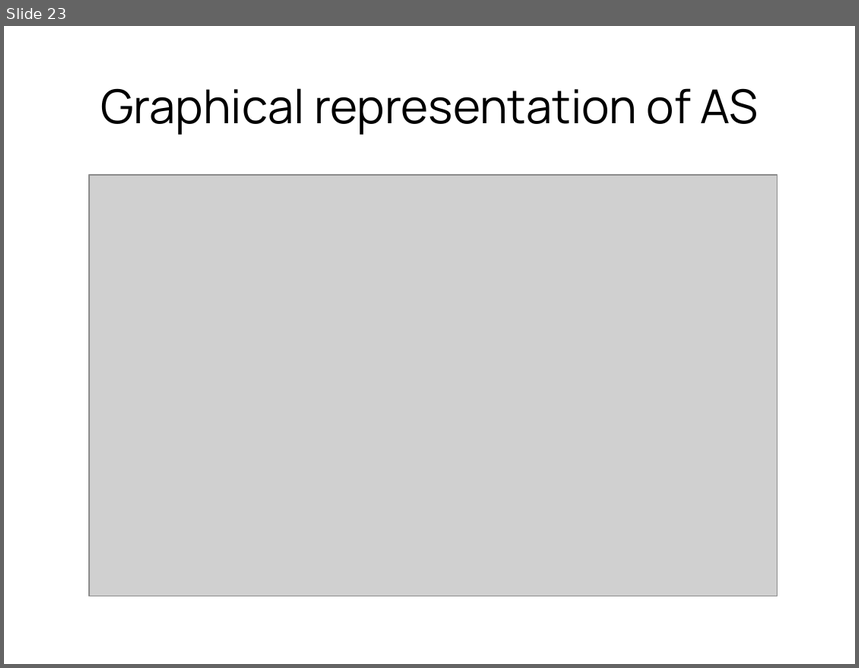
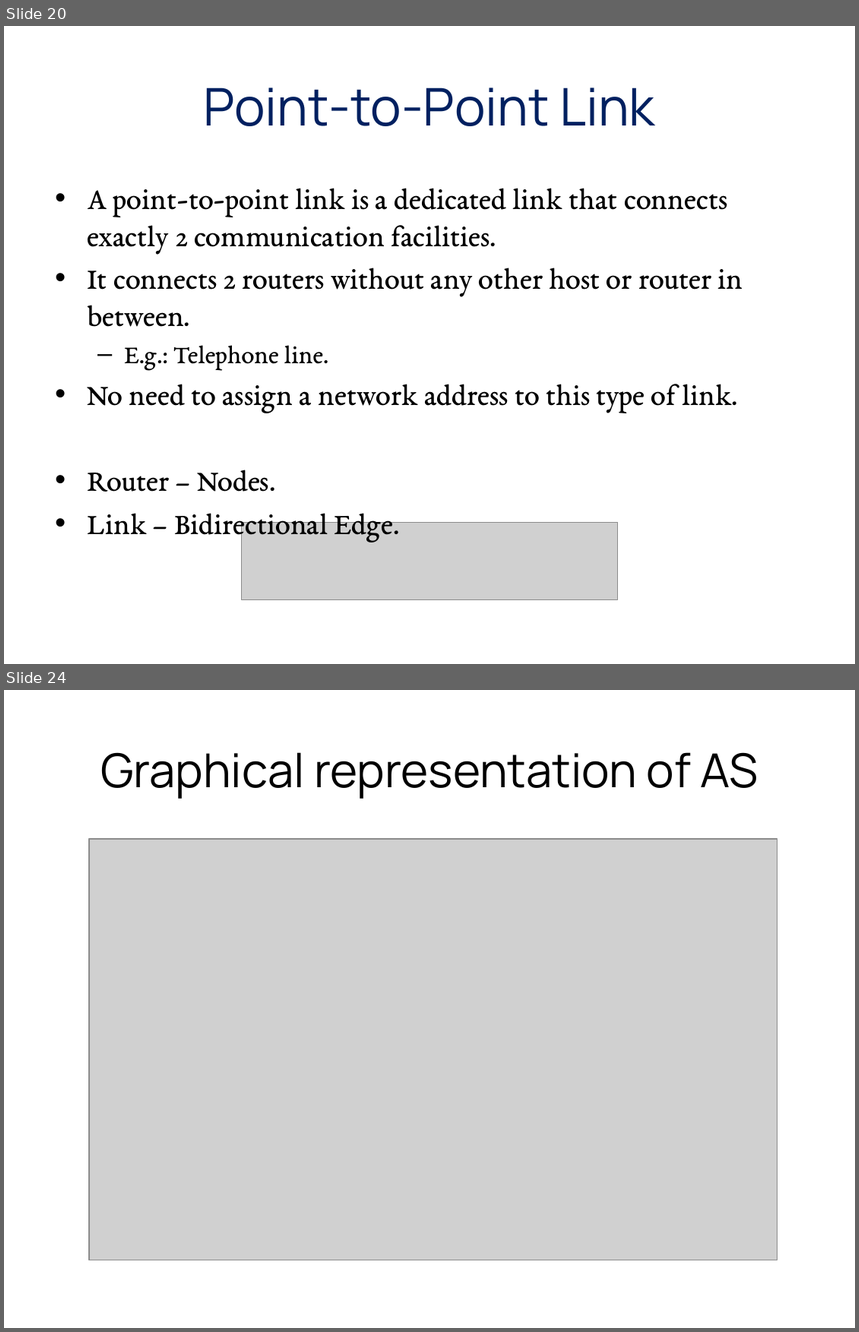
Before and after one commit to GeneralNitin/S6, a slide deck: 03. Computer Networks/PPTs/3.2. LSR, OSPF.pptx. Shown one above the other, each under a label of ours: slide 23 before the commit, slides 20 and 24 after it; the slides between them are not shown. The pictures are 859x668 and 859x1332 pixels, drawn with LibreOffice and Linux fonts; fonts in the diff are those of the drawing; grey boxes stand for pictures. Boxes give left, top, right and bottom in pixels: in the first picture for what was removed or moved away, otherwise in the second. Text is boxed around its words. In the diff, an @@ line names an element or a change of style, - is before the commit and + after.

```diff
--- a/03. Computer Networks/PPTs/3.2. LSR, OSPF.pptx
+++ b/03. Computer Networks/PPTs/3.2. LSR, OSPF.pptx
@@ slide 20 added at bbox=[4, 26, 855, 664], background #FFFFFF @@
@@ title added at bbox=[203, 88, 655, 126], 44 pt, text #002060 @@
+Point-to-Point Link
@@ text added at bbox=[87, 188, 743, 492], 25.9 pt, text #000000 @@
+• A point-to-point link is a dedicated link that connects exactly 2 communication facilities.
+• It connects 2 routers without any other host or router in between.
+  – E.g.: Telephone line.
+• No need to assign a network address to this type of link.
+• Router – Nodes.
+• Link – Bidirectional Edge.
@@ picture added at bbox=[241, 522, 618, 601] @@
@@ what was slide 23 is now slide 24 @@
```
Also in this commit, not shown: 4 slides changed, 12 other slides added, 12 slides removed, 6 other files.
